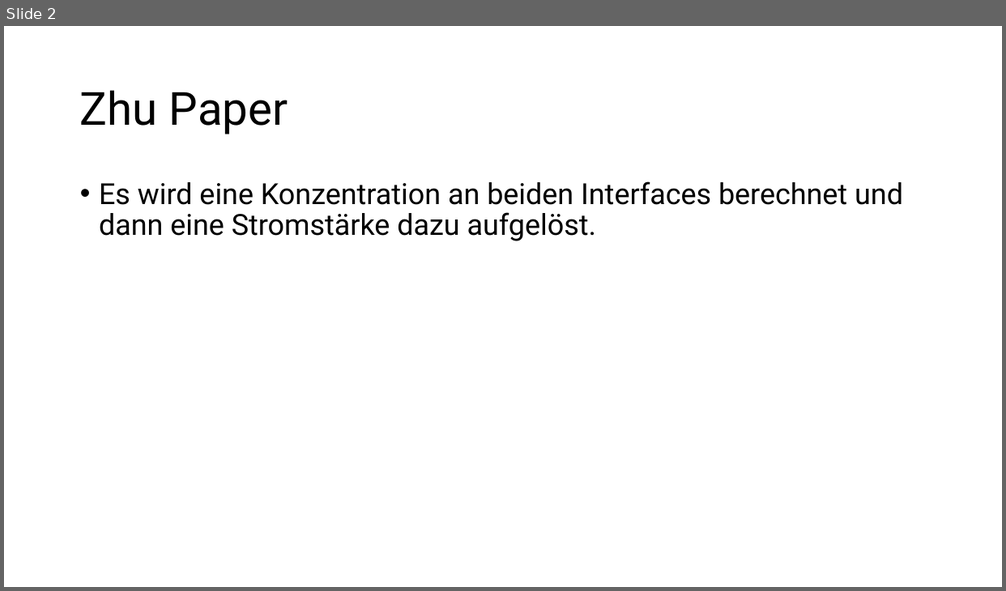
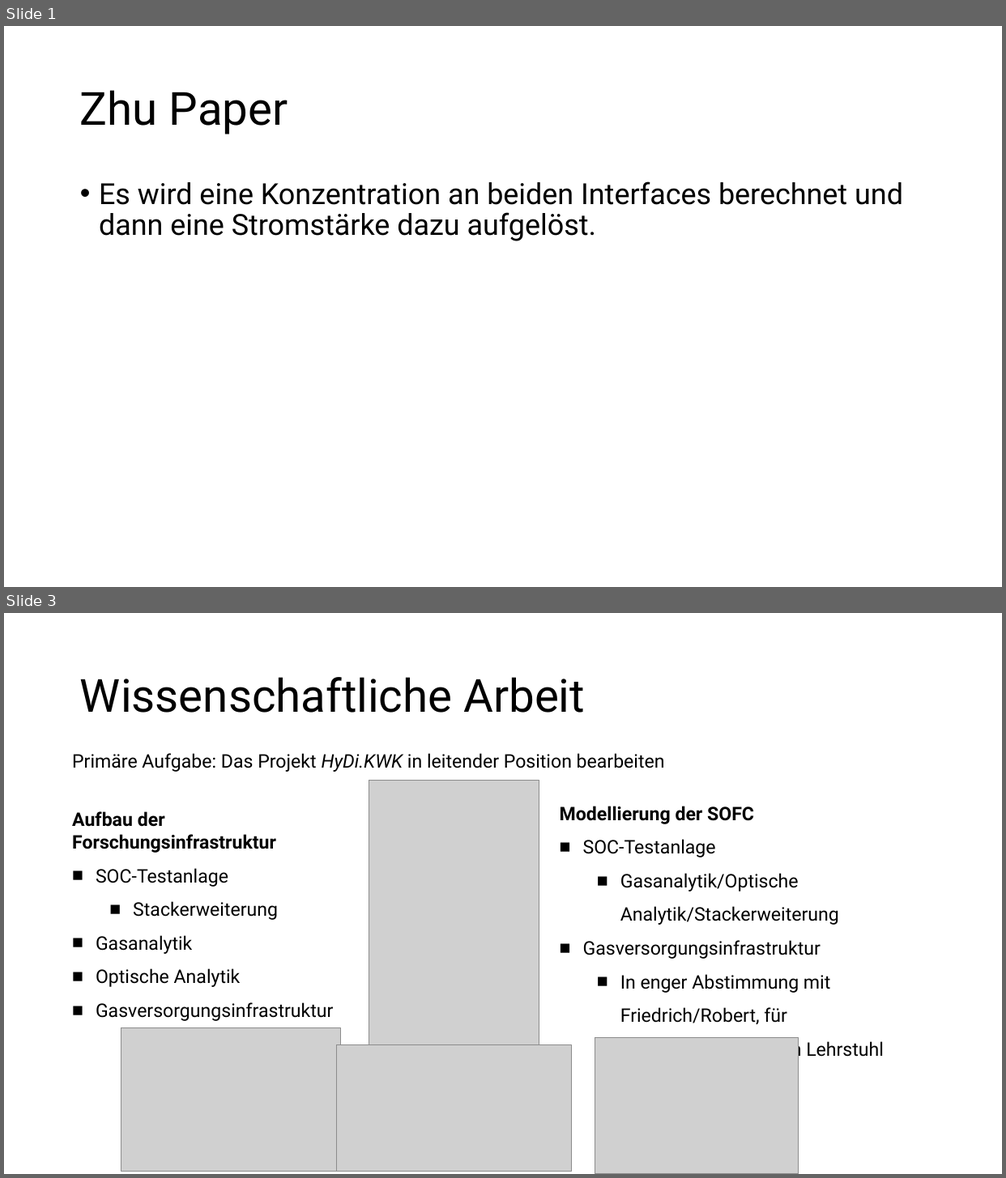
Before and after one commit to fatih4728/rSOC, a slide deck: Sketches.pptx. Shown one above the other, each under a label of ours: slide 2 before the commit, slides 1 and 3 after it; the slides between them are not shown. The pictures are 1006x591 and 1006x1178 pixels, drawn with LibreOffice and Linux fonts; fonts in the diff are those of the drawing; grey boxes stand for pictures. Boxes give left, top, right and bottom in pixels: in the first picture for what was removed or moved away, otherwise in the second. Text is boxed around its words. In the diff, an @@ line names an element or a change of style, - is before the commit and + after.

```diff
--- a/Sketches.pptx
+++ b/Sketches.pptx
@@ slide 3 added at [4, 613, 1002, 1174], background #FFFFFF @@
@@ title added at [80, 677, 585, 713], 44 pt, text #000000 @@
+Wissenschaftliche Arbeit
@@ text added at [72, 753, 665, 772], 18 pt, text #000000 @@
+Primäre Aufgabe: Das Projekt HyDi.KWK in leitender Position bearbeiten
@@ picture added at [368, 781, 539, 1045] @@
@@ text added at [560, 806, 884, 1061], 18 pt, text #000000 @@
+Modellierung der SOFC
+■ SOC-Testanlage
+  ■ Gasanalytik/Optische Analytik/Stackerweiterung
+■ Gasversorgungsinfrastruktur
+  ■ In enger Abstimmung mit Friedrich/Robert, für Gewinnbringung beim Lehrstuhl
@@ text added at [72, 811, 333, 1021], 18 pt, text #000000 @@
+Aufbau der Forschungsinfrastruktur
+■ SOC-Testanlage
+  ■ Stackerweiterung
+■ Gasanalytik
+■ Optische Analytik
+■ Gasversorgungsinfrastruktur
@@ picture added at [121, 1029, 340, 1171] @@
@@ picture added at [336, 1045, 572, 1171] @@
@@ picture added at [595, 1037, 799, 1174] @@
@@ what was slide 2 is now slide 1 @@
```
Also in this commit, not shown: 7 other slides added, 4 other files.
